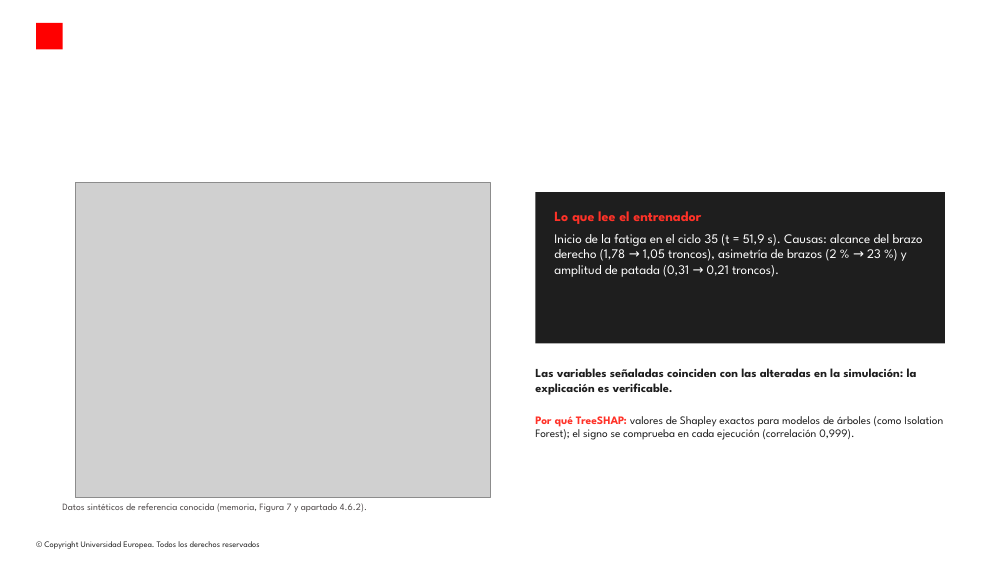
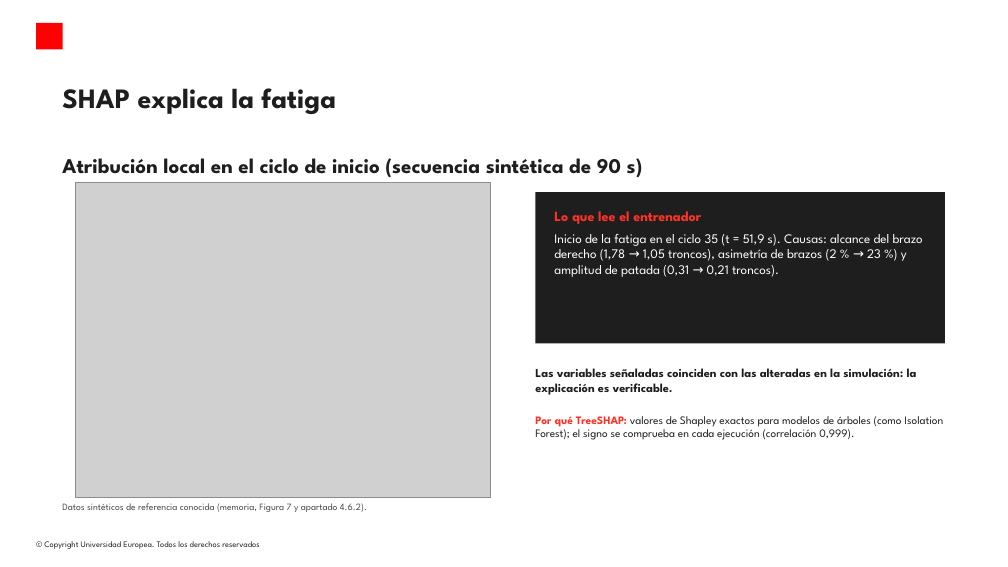
Before and after one commit to modeliana1-rgb/Strokelab, a slide deck: slide 9 of presentacion/StrokeLab_defensa.pptx. Drawn at 1008x567 pixels with LibreOffice and Linux fonts; fonts in the diff are those of the drawing; grey boxes stand for pictures; background and template pictures are left out. Boxes give left, top, right and bottom in pixels: in the first picture for what was removed or moved away, otherwise in the second. Text is boxed around its words. In the diff, an @@ line names an element or a change of style, - is before the commit and + after.

```diff
--- a/presentacion/StrokeLab_defensa.pptx
+++ b/presentacion/StrokeLab_defensa.pptx
@@ title added at [62, 88, 336, 114], 32 pt, text #1E1E1E, bold @@
+SHAP explica la fatiga
@@ text added at [62, 158, 643, 177], 24 pt, text #1E1E1E, bold @@
+Atribución local en el ciclo de inicio (secuencia sintética de 90 s)
```
Also in this commit, not shown: 12 other slides changed, 3 other files.
